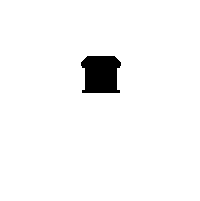
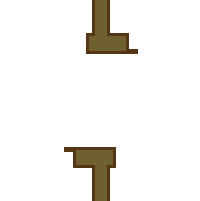
Revision of a layered 200 × 201 image; what changed, layer by layer:
added group "infrastructure" with 6 layers above "train station" over [64, 0, 138, 201]
added layer "ferry vertical" in group "infrastructure" over [64, 0, 138, 201]
hid group "resource building" (11 layers) over [64, 31, 138, 166]
